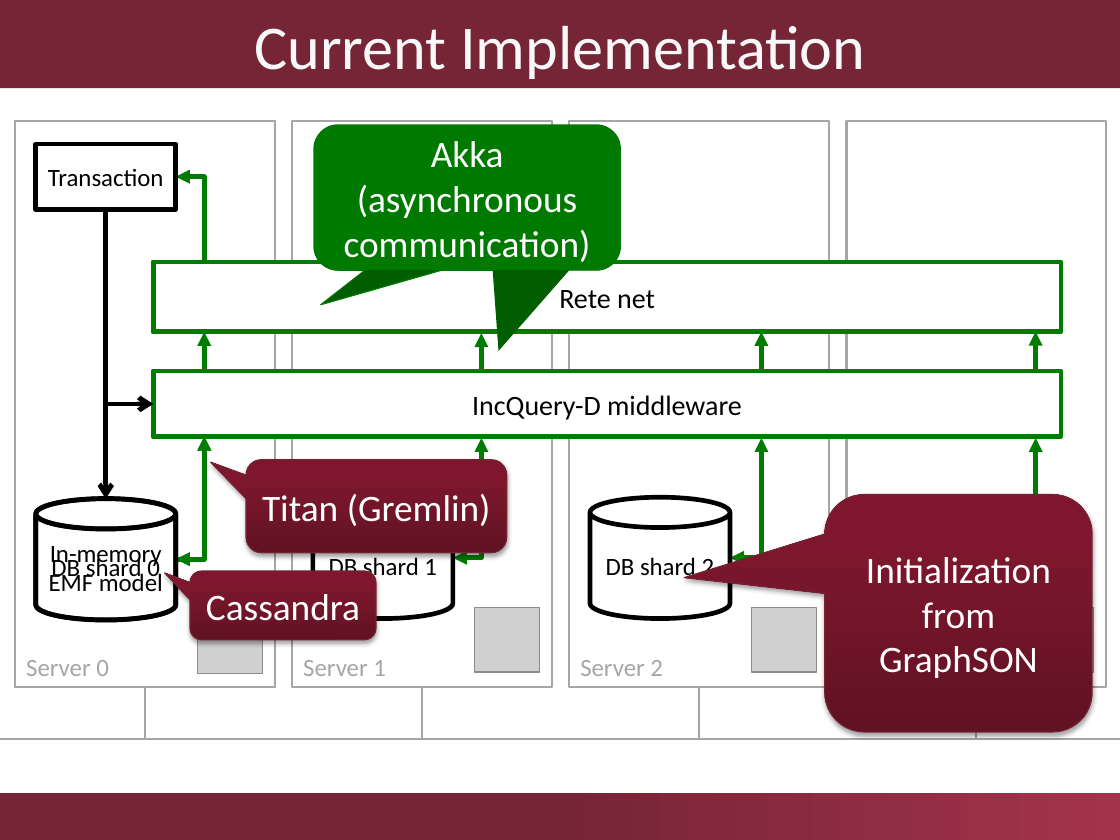
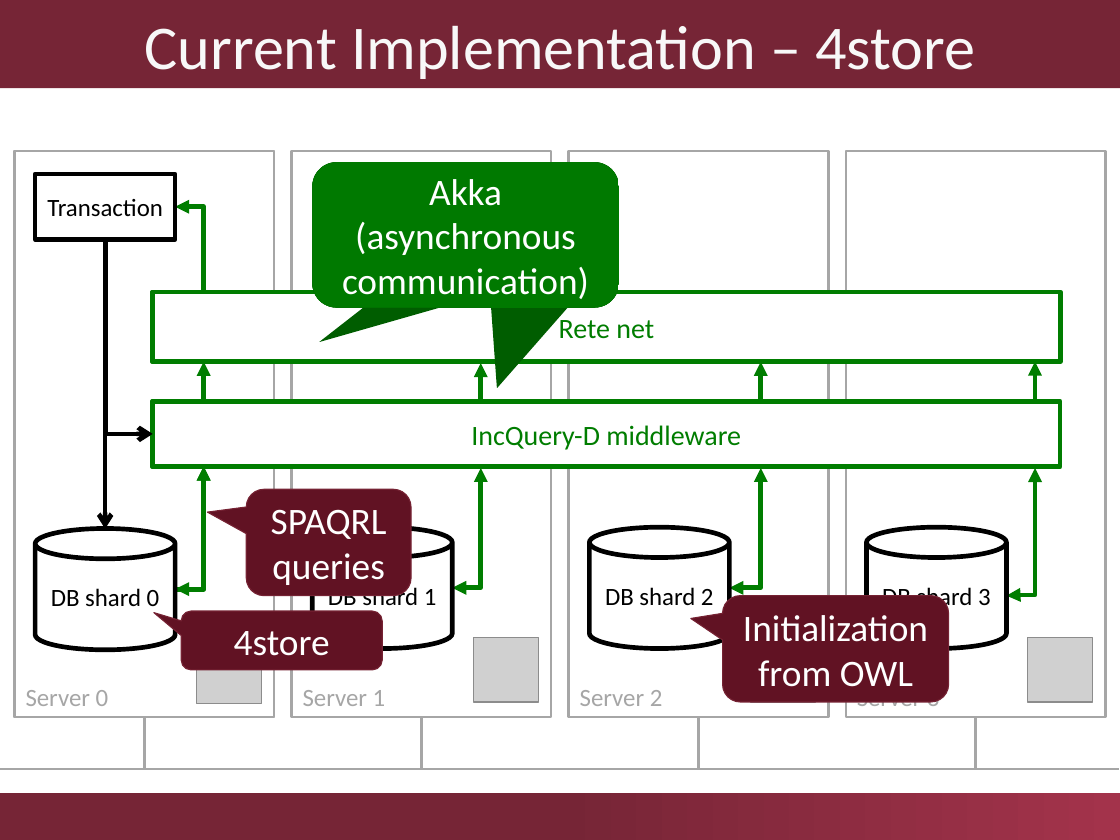
Before and after one commit to viatra/incqueryd, a slide deck: slide 4 of szarnyasg-incqueryd-tdk/presentation/IncQueryD-TDK2013.pptx. Drawn at 1120x840 pixels with LibreOffice and Linux fonts; fonts in the diff are those of the drawing; grey boxes stand for pictures; background and template pictures are left out. Boxes give left, top, right and bottom in pixels: in the first picture for what was removed or moved away, otherwise in the second. Text is boxed around its words. In the diff, an @@ line names an element or a change of style, - is before the commit and + after.

Commit message:
added new slides for 4store and Titan; added TODOs and future work

```diff
--- a/szarnyasg-incqueryd-tdk/presentation/IncQueryD-TDK2013.pptx
+++ b/szarnyasg-incqueryd-tdk/presentation/IncQueryD-TDK2013.pptx
@@ title at (145,25,975,79): text changed @@
-Current Implementation
+Current Implementation – 4store
@@ rounded speech box "Akka (asynchronous communication)": place and size @@
-rounded speech box "Akka (asynchronous communication)" at (314,125,620,271)
+rounded speech box "Akka (asynchronous communication)" at (312,162,619,308)
@@ rounded speech box "Akka (asynchronous communication)": place and size @@
-rounded speech box "Akka (asynchronous communication)" at (314,125,620,271)
+rounded speech box "Akka (asynchronous communication)" at (312,162,619,308)
@@ rounded speech box "Akka (asynchronous communication)" at (312,162,619,308): outline #007A00 0.75 pt to none @@
@@ rectangle "Rete net" at (152,292,1060,362): text colour #000000 to #007D00 @@
@@ rectangle "Indexer layer" at (152,401,254,466): size 14 to 16 pt @@
@@ rectangle "IncQuery-D middleware" at (152,401,1060,466): text colour #000000 to #007D00 @@
@@ 10 rectangles, 5 arrows, 5 lines, 4 pictures, 4 cylinders, 4 elbow double arrows, 3 elbow arrows: place and size @@
-10 rectangles, 5 arrows, 5 lines, 4 pictures, 4 cylinders, 4 elbow double arrows, 3 elbow arrows at (0,121,1120,739)
+10 rectangles, 5 arrows, 5 lines, 4 pictures, 4 cylinders, 4 elbow double arrows, 3 elbow arrows at (0,151,1119,769)
@@ rounded speech box removed at (246,459,507,552) @@
-Titan (Gremlin)
@@ cylinder removed at (36,498,176,619) @@
-In-memory EMF model
@@ rounded speech box added at (246,489,411,596), fill #611323, outline #752234 0.75 pt, 24 pt, text #FFFFFF @@
+SPAQRL queries
@@ rounded speech box removed at (190,571,376,640) @@
-Cassandra
@@ rounded speech box "Initialization from OWL": place and size @@
-rounded speech box "Initialization from OWL" at (824,495,1092,732)
+rounded speech box "Initialization from OWL" at (722,596,949,702)
@@ rounded speech box "Initialization from OWL" at (722,596,949,702): fill gradient #611323 to #7E182D to #81162D to #611323; shadow off; proportions changed @@
@@ rounded speech box added at (181,612,382,671), fill #611323, outline #752234 0.75 pt, 24 pt, text #FFFFFF @@
+4store
@@ text in rounded speech box at (743,615,928,687): text changed @@
-Initialization from GraphSON
+Initialization from OWL
```
Also in this commit, not shown: 5 other slides changed, 1 slide added.
